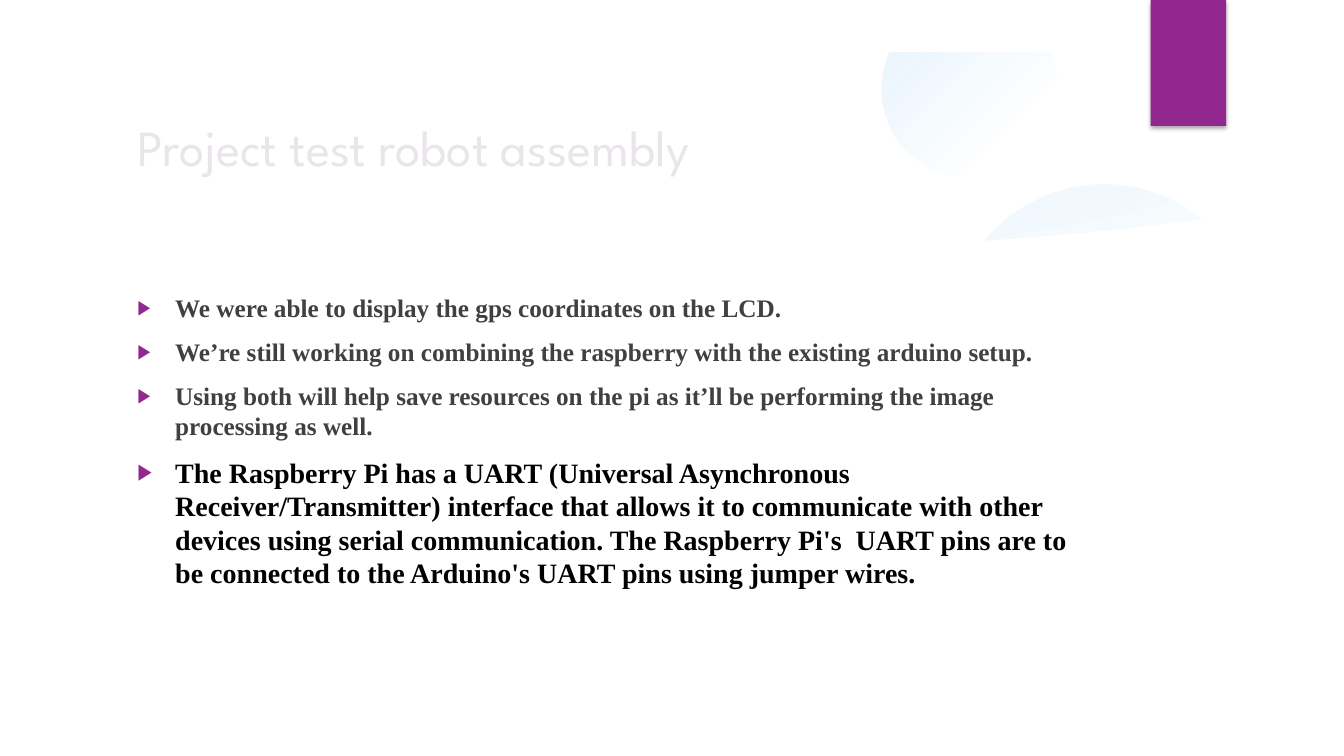
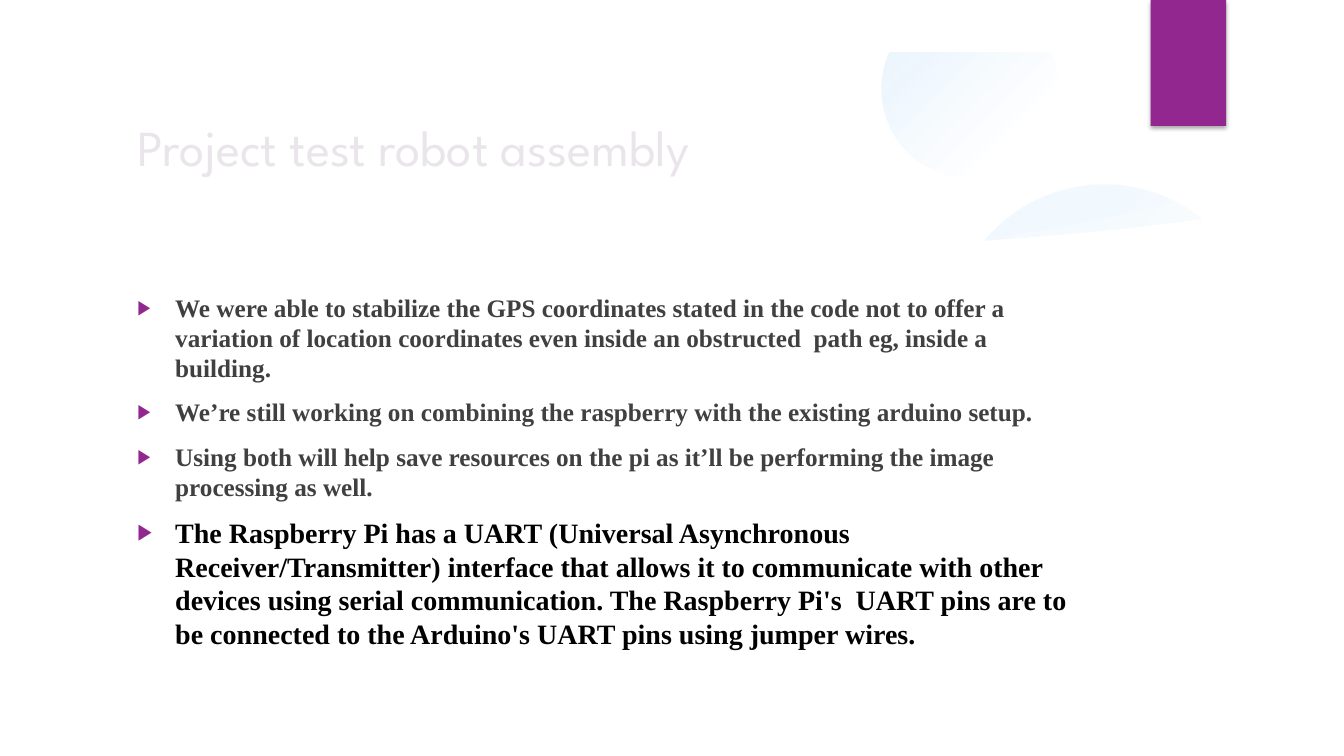
Before and after one commit to Eunice-Orenge/internship2023, a slide deck: slide 3 of navigation/jibebe_week_five_progress.pptx. Drawn at 1344x756 pixels with LibreOffice and Linux fonts; fonts in the diff are those of the drawing; background and template pictures are left out. Boxes give left, top, right and bottom in pixels: in the first picture for what was removed or moved away, otherwise in the second. Text is boxed around its words. In the diff, an @@ line names an element or a change of style, - is before the commit and + after.

Commit message:
changes to week 5 progress report

```diff
--- a/navigation/jibebe_week_five_progress.pptx
+++ b/navigation/jibebe_week_five_progress.pptx
@@ text at bbox=[175, 299, 1005, 383]: text changed @@
-▶ We were able to display the gps coordinates on the LCD.
+▶ We were able to stabilize the GPS coordinates stated in the code not to offer a variation of location coordinates even inside an obstructed path eg, inside a building.
```
